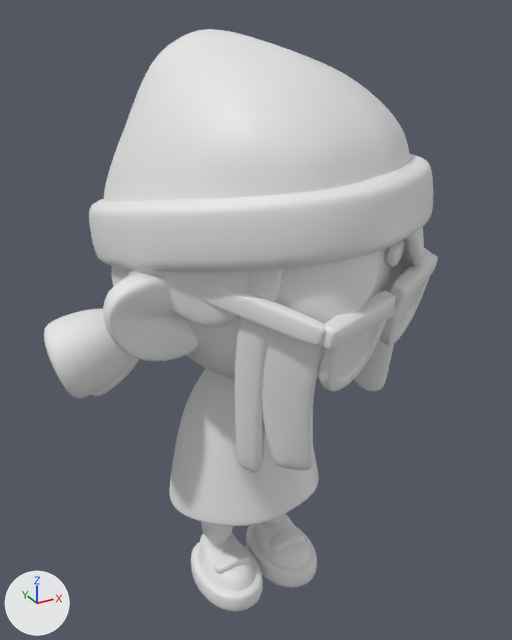
The FBX model Assets/Art/Mesh/Owner.fbx, before and after one commit.
Before and after are seen from a 50 mm lens placed at (-2.03, -3.82, 3.97), pointed at (0.01, -0.09, 2.11). The lights are fixed; the arrows at lower left show +X, +Y and +Z. Where no turn or scale is listed for an object, it has been applied to the vertices.

In view in the first picture: 'OwnerBody', 'OwnerHead', 'OwnerLegL', 'OwnerLegR'.
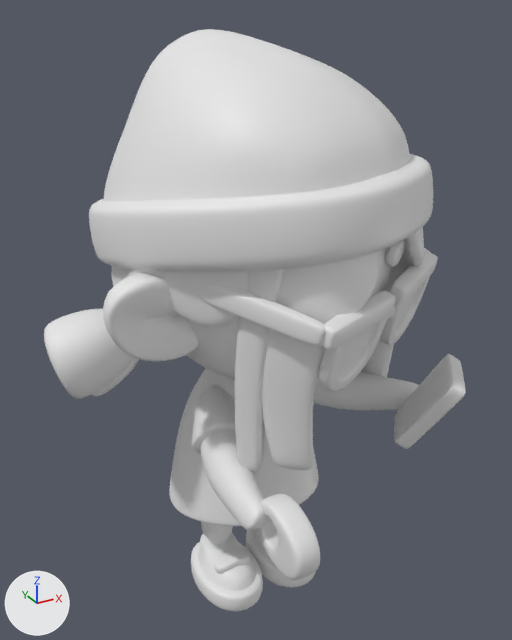
Commit message: Owner fix

Location of each change, [x1, y1, x2, y2] in pixels of the pictures (512 x 640 px):
```json
{"object": "OwnerArmR", "change": "added", "after": [192, 385, 268, 530], "faces in mat_skin (white #e7e7e7)": [200, 431, 268, 530], "faces in mat_shirt2 (white #e7e7e7)": [192, 409, 236, 454], "faces in mat_shirt (white #e7e7e7)": [193, 385, 235, 426]}
{"object": "LeashEnd", "change": "added", "after": [257, 494, 320, 580]}
{"object": "Phone", "change": "added", "after": [394, 354, 466, 449], "faces in mat_phone (white #e7e7e7)": [394, 354, 466, 449], "faces in mat_phone2 (white #e7e7e7)": [402, 368, 441, 429]}
{"object": "OwnerArmL", "change": "added", "after": [313, 372, 419, 410], "faces in mat_skin (white #e7e7e7)": [313, 372, 419, 410]}
{"object": "OwnerLegL", "change": "unchanged, covered by the edit", "before": [246, 513, 317, 587], "after": [246, 529, 316, 587]}
```

Edits to the scene script, one JSON object a line:
```json
{"op": "add", "block": "mat_phone", "code": ["mat_phone = principled_material('Phone')", "mat_phone.base_color = (0.8, 0.8, 0.8)  # white #e7e7e7"]}
{"op": "add", "block": "mat_phone2", "code": ["mat_phone2 = principled_material('Phone2')", "mat_phone2.base_color = (0.8, 0.8, 0.8)  # white #e7e7e7"]}
{"op": "add", "block": "me_cube_016", "code": ["me_cube_016 = bpy.data.meshes.new('Cube.016')", "me_cube_016.from_pydata(...)  # 2048 vertices, 2048 faces; spans x -0.084..0.084, y -0.244..0.244, z -0.192..0.192"]}
{"op": "add", "block": "me_cube_014", "code": ["me_cube_014 = bpy.data.meshes.new('Cube.014')", "me_cube_014.from_pydata(...)  # 2227 vertices, 2208 faces; spans x -0.129..0.643, y -0.79..0.124, z -0.243..0.139", "# faces by material slot: [1056, 576, 576]", "me_cube_014.materials.append(mat_skin)  # white #e7e7e7", "me_cube_014.materials.append(mat_shirt)  # white #e7e7e7", "me_cube_014.materials.append(mat_shirt2)  # white #e7e7e7"]}
{"op": "add", "block": "me_cube_010", "code": ["me_cube_010 = bpy.data.meshes.new('Cube.010')", "me_cube_010.from_pydata(...)  # 1538 vertices, 1536 faces; spans x -0.228..0.25, y -0.277..0.247, z -0.272..0.275", "# faces by material slot: [1472, 64]", "me_cube_010.materials.append(mat_phone)  # white #e7e7e7", "me_cube_010.materials.append(mat_phone2)  # white #e7e7e7"]}
{"op": "add", "block": "me_cube_012", "code": ["me_cube_012 = bpy.data.meshes.new('Cube.012')", "me_cube_012.from_pydata(...)  # 2227 vertices, 2208 faces; spans x -0.258..0.127, y -0.905..0.124, z -0.346..0.131", "# faces by material slot: [1056, 576, 576]", "me_cube_012.materials.append(mat_skin)  # white #e7e7e7", "me_cube_012.materials.append(mat_shirt)  # white #e7e7e7", "me_cube_012.materials.append(mat_shirt2)  # white #e7e7e7"]}
{"op": "add", "block": "ob_leashend", "code": ["ob_leashend = bpy.data.objects.new('LeashEnd', me_cube_016)", "ob_leashend.location = (-0.37, -1.152, 1.289)"]}
{"op": "add", "block": "ob_ownerarml", "code": ["ob_ownerarml = bpy.data.objects.new('OwnerArmL', me_cube_014)", "ob_ownerarml.location = (0.317, 0.04, 1.587)"]}
{"op": "add", "block": "ob_phone", "code": ["ob_phone = bpy.data.objects.new('Phone', me_cube_010)", "ob_phone.location = (0.767, -0.953, 1.714)"]}
{"op": "add", "block": "ob_ownerarmr", "code": ["ob_ownerarmr = bpy.data.objects.new('OwnerArmR', me_cube_012)", "ob_ownerarmr.location = (-0.317, -0.145, 1.587)"]}
```
